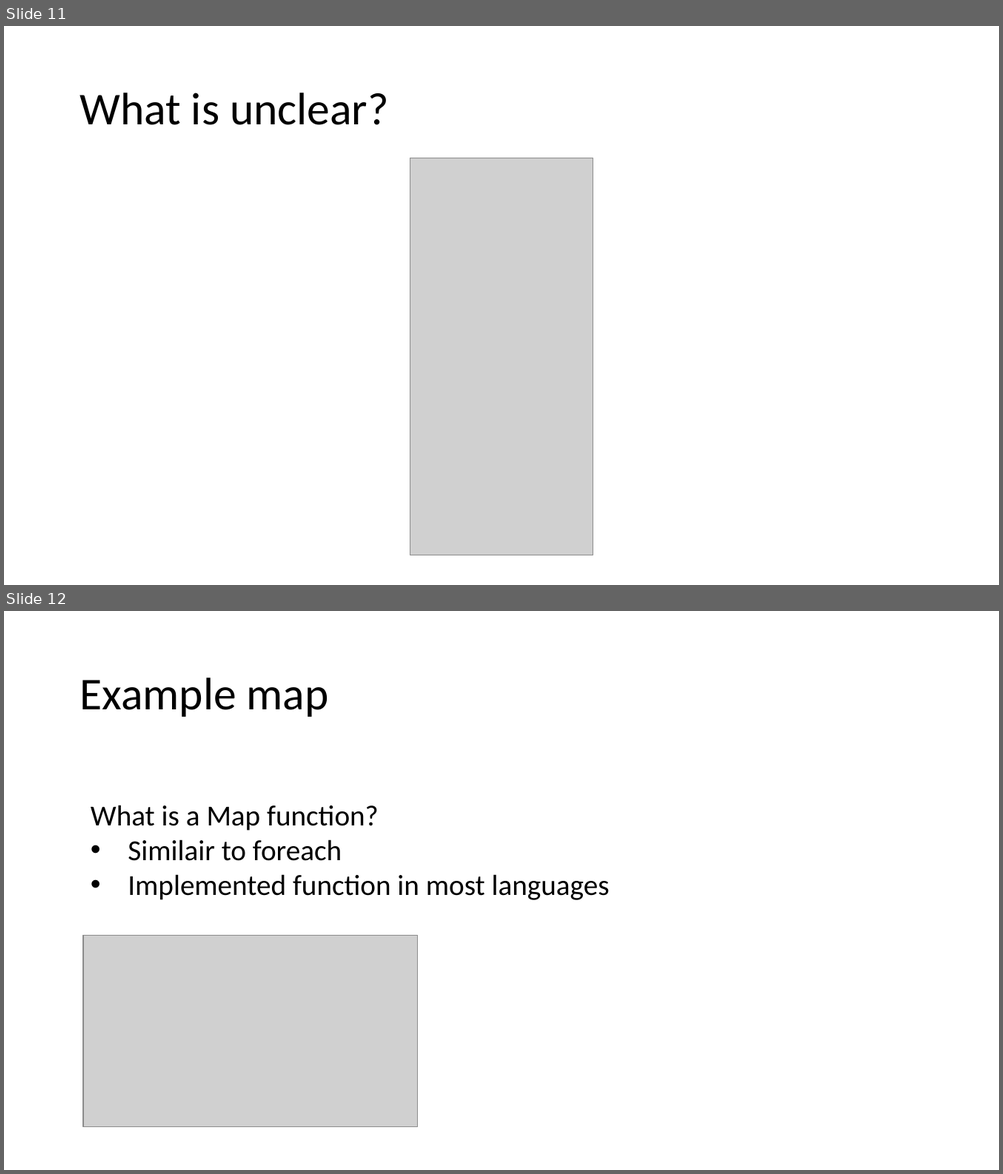
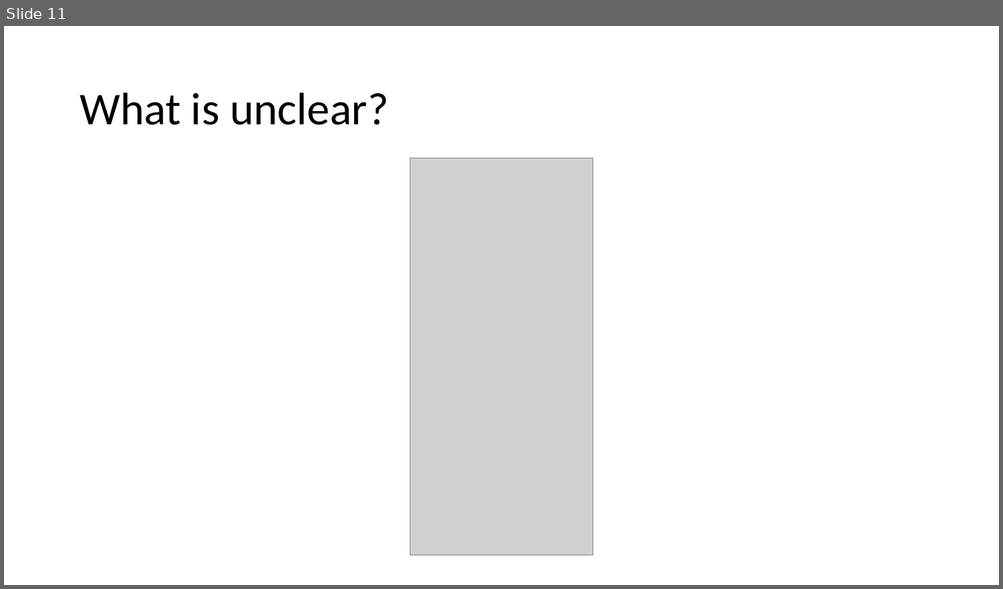
Before and after one commit to JoZonneveld/TCR-python-lessons, a slide deck: Lessons/Jaar 2/Lesson 3/Lesson 3.pptx. Shown one above the other, each under a label of ours: slides 11 and 12 before the commit, slide 11 after it. The pictures are 1003x1174 and 1003x589 pixels, drawn with LibreOffice and Linux fonts; fonts in the diff are those of the drawing; grey boxes stand for pictures; background and template pictures are left out. Boxes give left, top, right and bottom in pixels: in the first picture for what was removed or moved away, otherwise in the second. Text is boxed around its words. In the diff, an @@ line names an element or a change of style, - is before the commit and + after.

```diff
--- a/Lessons/Jaar 2/Lesson 3/Lesson 3.pptx
+++ b/Lessons/Jaar 2/Lesson 3/Lesson 3.pptx
@@ slide 12 removed at [4,611,999,1170], background #FFFFFF @@
@@ title removed at [79,678,329,717] @@
-Example map
@@ text removed at [91,805,609,900] @@
-What is a Map function?
-• Similair to foreach
-• Implemented function in most languages
@@ picture removed at [83,936,418,1128] @@
```
Also in this commit, not shown: 4 slides changed, 3 other slides removed, 2 other files.
